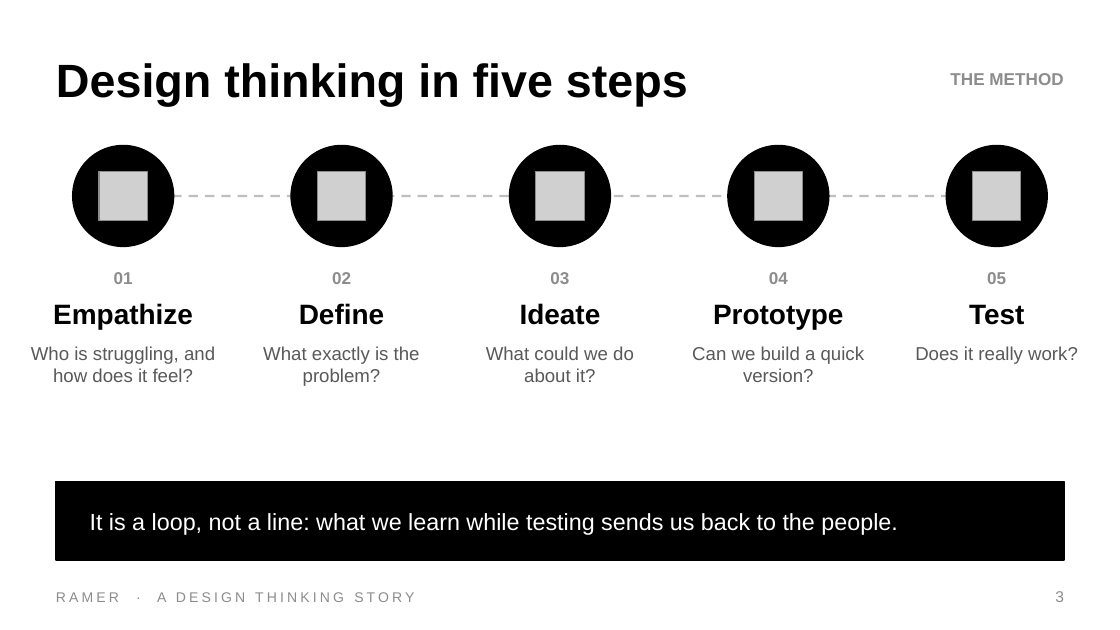
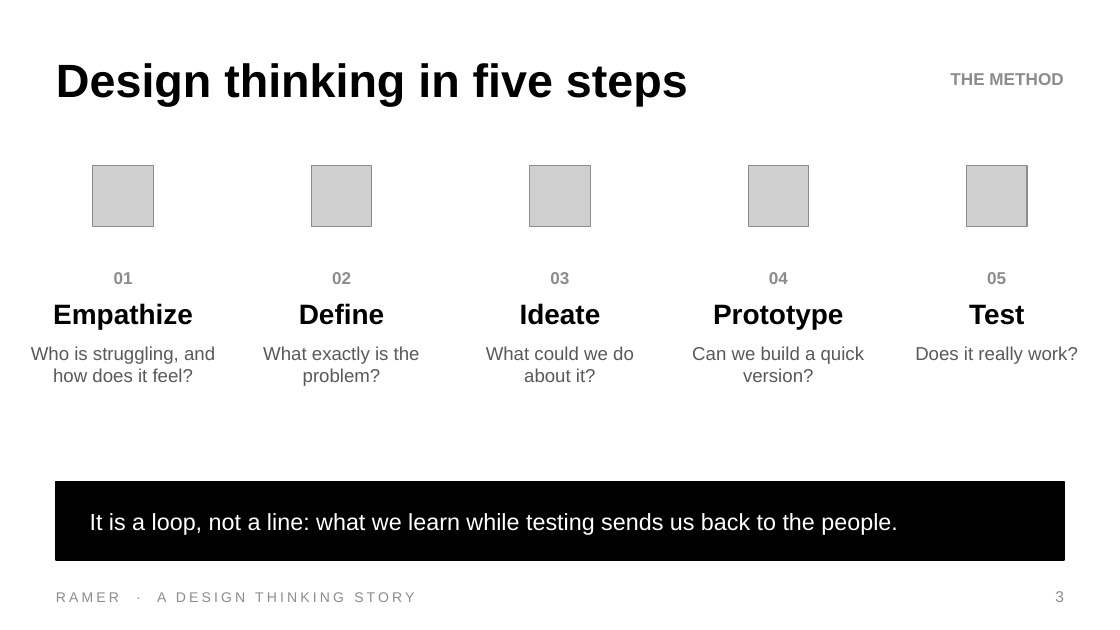
Before and after one commit to DrNeel11/tvarin, a slide deck: slide 3 of docs/Ramer_Design_Thinking.pptx. Drawn at 1120x630 pixels with LibreOffice and Linux fonts; fonts in the diff are those of the drawing; grey boxes stand for pictures. Boxes give left, top, right and bottom in pixels: in the first picture for what was removed or moved away, otherwise in the second. Text is boxed around its words. In the diff, an @@ line names an element or a change of style, - is before the commit and + after.

```diff
--- a/docs/Ramer_Design_Thinking.pptx
+++ b/docs/Ramer_Design_Thinking.pptx
@@ ellipse removed at [73, 146, 174, 246] @@
@@ ellipse removed at [291, 146, 392, 246] @@
@@ ellipse removed at [510, 146, 610, 246] @@
@@ ellipse removed at [728, 146, 829, 246] @@
@@ ellipse removed at [946, 146, 1047, 246] @@
@@ picture: place and size @@
-picture at [99, 171, 147, 220]
+picture at [93, 166, 153, 226]
@@ picture: place and size @@
-picture at [317, 171, 365, 220]
+picture at [311, 166, 372, 226]
@@ picture: place and size @@
-picture at [535, 171, 584, 220]
+picture at [530, 166, 590, 226]
@@ picture: place and size @@
-picture at [754, 171, 802, 220]
+picture at [748, 166, 809, 226]
@@ picture: place and size @@
-picture at [972, 171, 1020, 220]
+picture at [967, 166, 1027, 226]
@@ line removed from (123, 196) to (997, 196) @@
```
Also in this commit, not shown: 14 other slides changed.
